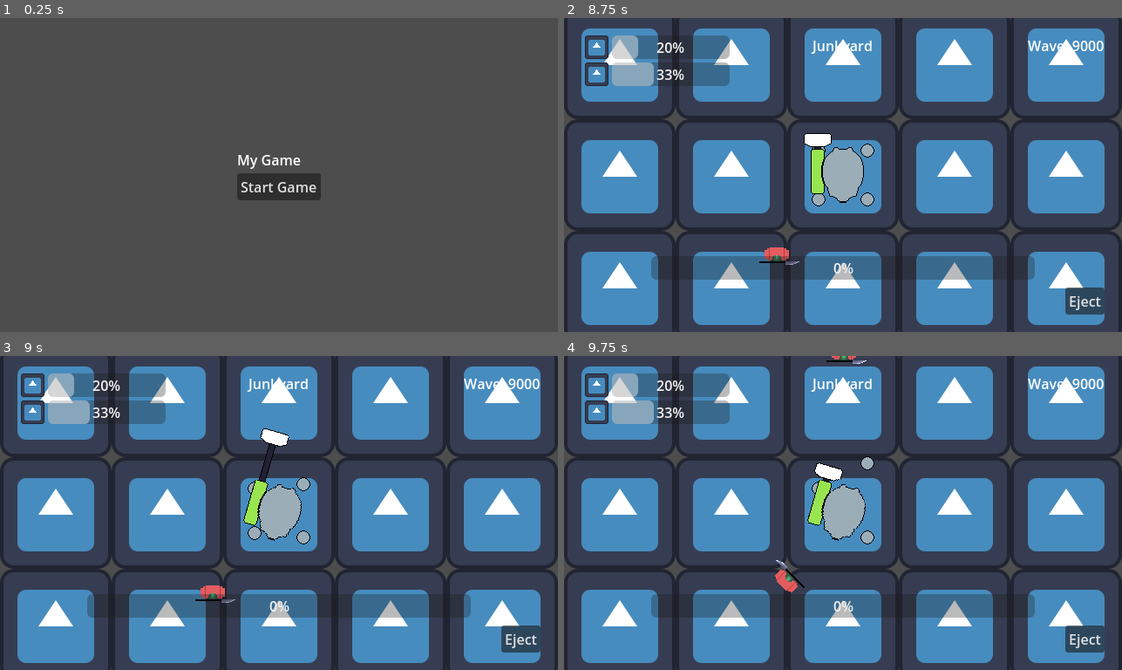
Above: before the commit, frames 1-4 (two rows, left to right).
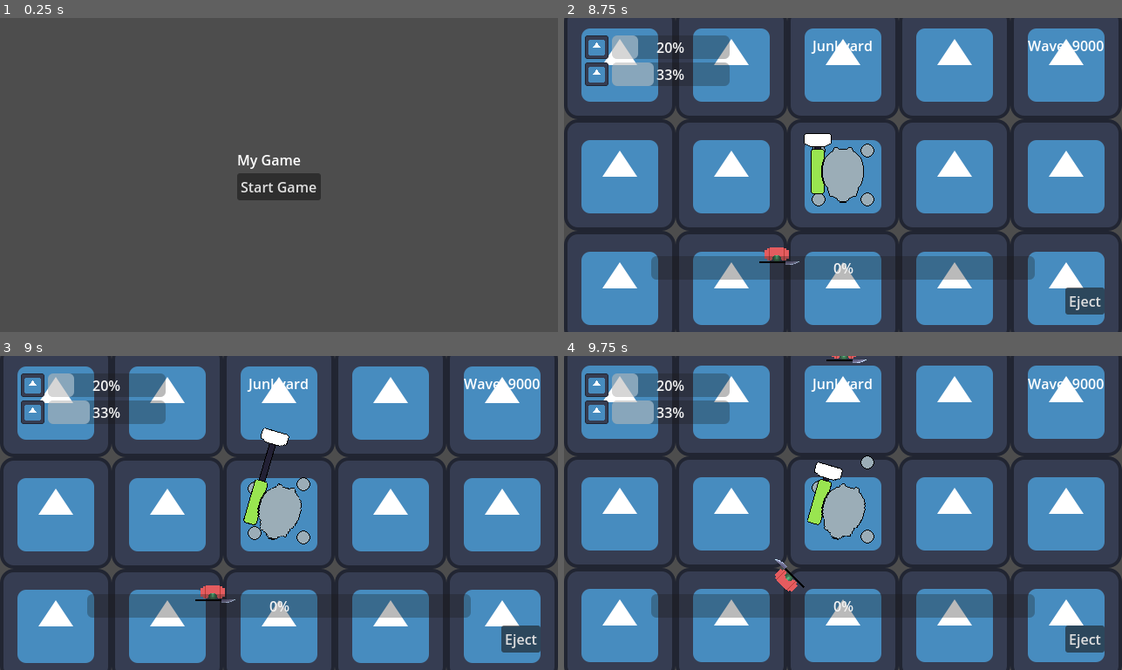
Above: after the commit, the same moments.

Repository: LaffertyDev/junkyard-brawl
Game: Godot game, scene res://src/MenusAndScenes/screen_ui_start.tscn
Same seed, same stepped clock (60 frames per second), same inputs: the game is played once before the commit and once after it. The engine's default icon, where the game draws it, is replaced by a stand-in: a white triangle on a blue panel in a dark square. Sound files missing from this copy of the repository are replaced by a short silence.
Inputs (mouse positions are in pixels of both pictures, inside the frame that each line leads up to):
- Up to frame 1 (0.25 s): no input
- Up to frame 2 (8.75 s): click "Start Game" at 0.5 s; click "Eject" at 1.25 s; move the mouse to (965, 159) at 2.02 s; hold D (move_right) 2.03-2.78 s; hold Space (action_primary) 2.03-2.78 s; move the mouse to (731, 190) at 2.77 s; hold S (move_backward) 2.78-3.53 s; tap Space (action_primary) every 1.5 s from 2.85 to 7.35 s; move the mouse to (898, 105) at 3.52 s; hold D (move_right) 3.53-4.28 s; hold Space (action_primary) 3.53-4.28 s; move the mouse to (815, 237) at 4.27 s; hold W (move_forward) 4.28-5.03 s; move the mouse to (1010, 222) at 5.02 s; hold Space (action_primary) 5.03-5.78 s; hold A (move_left) 5.03-6.53 s; move the mouse to (675, 127) at 5.77 s; move the mouse to (870, 175) at 6.52 s; hold S (move_backward) 6.53-7.28 s; hold Space (action_primary) 6.53-7.28 s; move the mouse to (759, 96) at 7.27 s; hold D (move_right) 7.28-8 s; click "Play Again" at 8 s
- Up to frame 3 (9 s): tap Enter at 8.75 s; move the mouse to (401, 497) at 8.77 s; hold W (move_forward) from 8.78 s (still down); hold Space (action_primary) from 8.78 s (still down)
- Up to frame 4 (9.75 s): move the mouse to (731, 528) at 9.52 s; release W (move_forward) at 9.53 s; release Space (action_primary) at 9.53 s; hold D (move_right) from 9.53 s (still down); tap Space (action_primary) at 9.6 s

Frames 1-2 are identical in both runs. In frame 3, less than 0.1% of the frame differs, in the area x 43-55%, y 22-59%; in frame 4, 3.4%, in the area x 0-100%, y 0-98%.

Commit message:
add music, screen shake, and deployment / export scripts

Diff:
--- a/src/Characters/Max/States/move_windup.gd
+++ b/src/Characters/Max/States/move_windup.gd
@@ -40,4 +40,5 @@
 		finished.emit(MOVE_DIE)
 
 func exit():
-	anim_tween.kill()
+	if anim_tween:
+		anim_tween.kill()
--- a/src/Characters/Max/max.gd
+++ b/src/Characters/Max/max.gd
@@ -12,26 +12,46 @@
 @onready var _max_camera: Camera2D = %MaxCamera
 @onready var _torso: Node2D = %max_torso
 @onready var _hammer: AnimatedSprite2D = %max_hammer
+@onready var _hammer_sound: AudioStreamPlayer = %hammer_sound
+@onready var _rotation_sound: AudioStreamPlayer = %audio_torso_rotate
 @onready var _hammer_attack_damage_scan_area: Area2D = %AttackDamageScanArea
 
-
+# screen shake from https://www.youtube.com/watch?v=LGt-jjVf-ZU
+var rng = RandomNumberGenerator.new()
+var shake_strength = 0.0
+var shake_fade = 7.5
 
 func _ready() -> void:
 	add_to_group("max")
 
+func get_shake_random_offset():
+	return Vector2(rng.randf_range(-shake_strength, shake_strength), rng.randf_range(-shake_strength, shake_strength))
+
 func _physics_process(delta: float) -> void:
+	if shake_strength > 0:
+		shake_strength = lerpf(shake_strength, 0, shake_fade * delta)
+		_max_camera.offset = get_shake_random_offset()
+	else:
+		_max_camera.offset = Vector2(0, 0)
 	if PlayerState.current_pilot_state == Enums.PilotState.Piloting:
 		var target_angle = get_global_mouse_position().angle_to_point(self.position) - (PI / 2)
-
+		if abs(target_angle - _torso.rotation) > (PI / 8):
+			start_rotating()
+		else:
+			stop_rotating()
 		_torso.rotation = lerp_angle(_torso.rotation, target_angle, 1.0 * delta)
 
-		if Input.is_action_pressed("action_primary"):
+		if Input.is_action_just_pressed("action_primary"):
+			shake_strength = 2
 			_hammer.animation = "engage"
+			_hammer_sound.play()
 			var areas_hit = _hammer_attack_damage_scan_area.get_overlapping_areas()
 			for area in areas_hit:
 				area.take_damage(1)
-		else:
+		elif Input.is_action_just_released("action_primary"):
 			_hammer.animation = "idle"
+	else:
+		stop_rotating()
 
 func take_damage(damage: int) -> void:
 	PlayerState.max_current_health -= damage
@@ -44,3 +64,23 @@
 
 func _on_freek_enter_radius_body_exited(_body: Node2D) -> void:
 	PlayerState.is_freek_near_max = false
+
+
+# TODO - This breaks my brain a bit. Audio processing seems a little buggy.
+var audio_tween: Tween
+func start_rotating() -> void:
+	if audio_tween:
+		audio_tween.kill()
+		audio_tween = null
+	_rotation_sound.volume_db = -30
+	if not _rotation_sound.playing:
+		_rotation_sound.play()
+
+func stop_rotating() -> void:
+	if _rotation_sound.playing:
+		if not audio_tween or not audio_tween.is_valid():
+			audio_tween = get_tree().create_tween()
+			audio_tween.tween_property(_rotation_sound, "volume_db", -40, 0.25)
+			audio_tween.tween_callback(_rotation_sound.stop)
+		else:
+			print("Stop requested but audio tween is valid")
--- a/src/Characters/Max/max.tscn
+++ b/src/Characters/Max/max.tscn
@@ -1,10 +1,12 @@
-[gd_scene load_steps=16 format=3 uid="uid://c7rfvjpqsmeb8"]
+[gd_scene load_steps=18 format=3 uid="uid://c7rfvjpqsmeb8"]
 
 [ext_resource type="Script" path="res://src/Characters/Max/max.gd" id="1_enr7n"]
 [ext_resource type="Texture2D" uid="uid://brcocx6q6doft" path="res://src/Characters/Max/max_torso.png" id="2_u1ccp"]
 [ext_resource type="Texture2D" uid="uid://bmy80gftuxvjt" path="res://src/Characters/Max/max_leg.png" id="3_68rjg"]
+[ext_resource type="AudioStream" uid="uid://83m6e7s6ch7v" path="res://src/Characters/Max/bang_short.ogg" id="5_0yqge"]
 [ext_resource type="SpriteFrames" uid="uid://cajnowuwd4by5" path="res://src/Characters/Max/max_hammer_sprite_frames.tres" id="5_wybb3"]
 [ext_resource type="Script" path="res://src/StateMachines/StateMachine.gd" id="6_qciws"]
+[ext_resource type="AudioStream" uid="uid://cns3yqprwem8k" path="res://src/Characters/Max/robot_whizz2.wav" id="6_u4o2c"]
 [ext_resource type="Script" path="res://src/Characters/Max/States/move_idle.gd" id="7_n808q"]
 [ext_resource type="Script" path="res://src/Characters/Max/States/move_cancel.gd" id="8_1ekhc"]
 [ext_resource type="Script" path="res://src/Characters/Max/States/move_commit.gd" id="9_ser34"]
@@ -63,7 +65,13 @@
 unique_name_in_owner = true
 position = Vector2(-29, -41)
 sprite_frames = ExtResource("5_wybb3")
-animation = &"engage"
+animation = &"idle"
+autoplay = "default"
+
+[node name="hammer_sound" type="AudioStreamPlayer" parent="max_torso/max_hammer"]
+unique_name_in_owner = true
+stream = ExtResource("5_0yqge")
+pitch_scale = 0.75
 
 [node name="AttackDamageScanArea" type="Area2D" parent="max_torso/max_hammer"]
 unique_name_in_owner = true
@@ -73,6 +81,12 @@
 [node name="CollisionShape2D" type="CollisionShape2D" parent="max_torso/max_hammer/AttackDamageScanArea"]
 position = Vector2(0, -21.5)
 shape = SubResource("RectangleShape2D_hwxcy")
+
+[node name="audio_torso_rotate" type="AudioStreamPlayer" parent="max_torso"]
+unique_name_in_owner = true
+stream = ExtResource("6_u4o2c")
+volume_db = -30.0
+pitch_scale = 0.5
 
 [node name="MovementState" type="Node" parent="."]
 unique_name_in_owner = true
@@ -106,5 +120,6 @@
 [node name="CollisionShape2D" type="CollisionShape2D" parent="FreekEnterRadius"]
 shape = SubResource("CircleShape2D_5j42g")
 
+[connection signal="finished" from="max_torso/audio_torso_rotate" to="." method="_on_audio_torso_rotate_finished"]
 [connection signal="body_entered" from="FreekEnterRadius" to="." method="_on_freek_enter_radius_body_entered"]
 [connection signal="body_exited" from="FreekEnterRadius" to="." method="_on_freek_enter_radius_body_exited"]
Not shown, added: src/Characters/Max/bang_short.ogg.import
Not shown, added: src/Characters/Max/robot_whizz2.wav.import
Not shown, added: src/Characters/Max/.DS_Store
Not shown, added: src/Characters/Max/bang_short.ogg
Not shown, added: src/Characters/Max/robot_whizz2.wav
